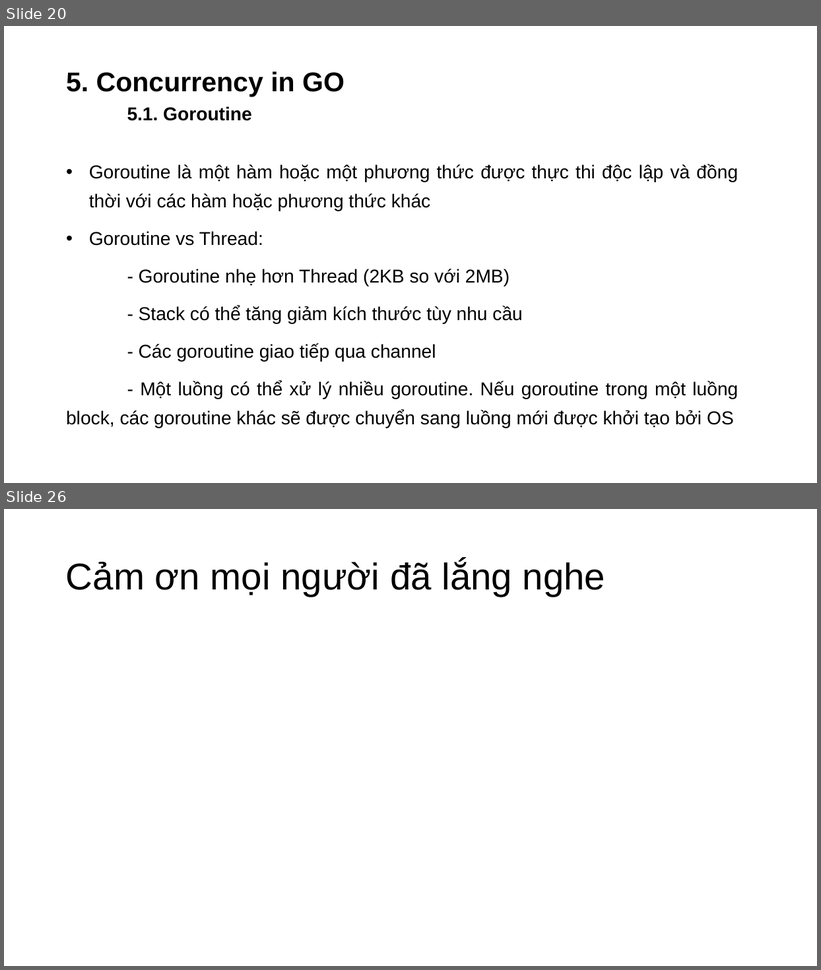
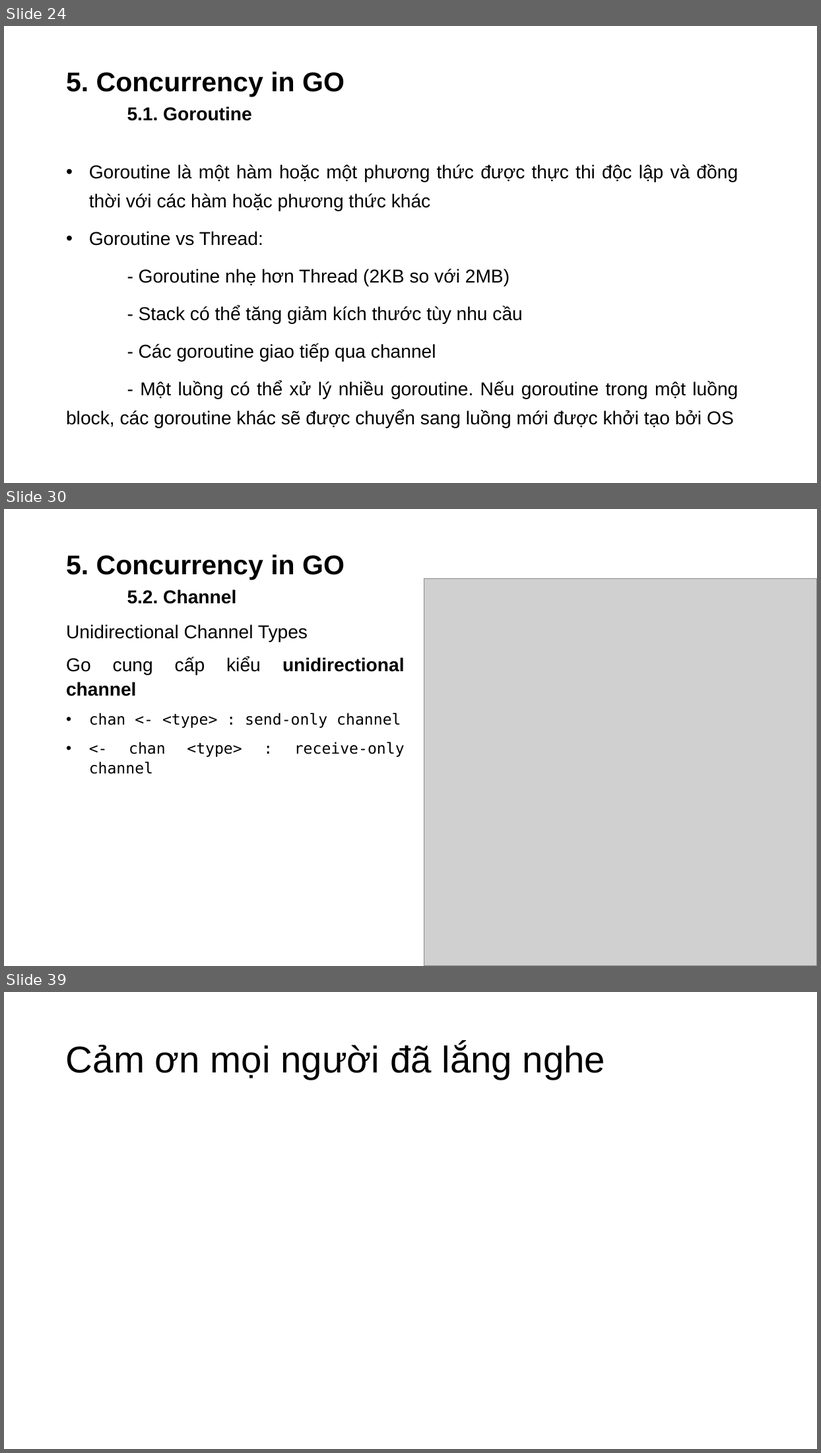
Before and after one commit to dangnm9699/Learn-Golang, a slide deck: Problem and Solution in Concurrency.pptx. Shown one above the other, each under a label of ours: slides 20 and 26 before the commit, slides 24, 30 and 39 after it; the slides between them are not shown. The pictures are 821x970 and 821x1453 pixels, drawn with LibreOffice and Linux fonts; fonts in the diff are those of the drawing; grey boxes stand for pictures. Boxes give left, top, right and bottom in pixels: in the first picture for what was removed or moved away, otherwise in the second. Text is boxed around its words. In the diff, an @@ line names an element or a change of style, - is before the commit and + after.

```diff
--- a/Problem and Solution in Concurrency.pptx
+++ b/Problem and Solution in Concurrency.pptx
@@ slide 30 added at box(4, 509, 817, 966), background #FFFFFF @@
@@ title added at box(66, 555, 345, 604), 32 pt, text #000000, bold @@
+5. Concurrency in GO
+5.2. Channel
@@ picture added at box(424, 579, 817, 966) @@
@@ text added at box(66, 625, 405, 757), 18 pt, text #000000 @@
+Unidirectional Channel Types
+Go cung cấp kiểu unidirectional channel
+• chan <- <type> : send-only channel
+• <- chan <type> : receive-only channel
@@ what was slide 20 is now slide 24 @@
@@ what was slide 26 is now slide 39 @@
```
Also in this commit, not shown: 7 slides changed, 18 other slides added, 6 slides removed, 1 other file.
